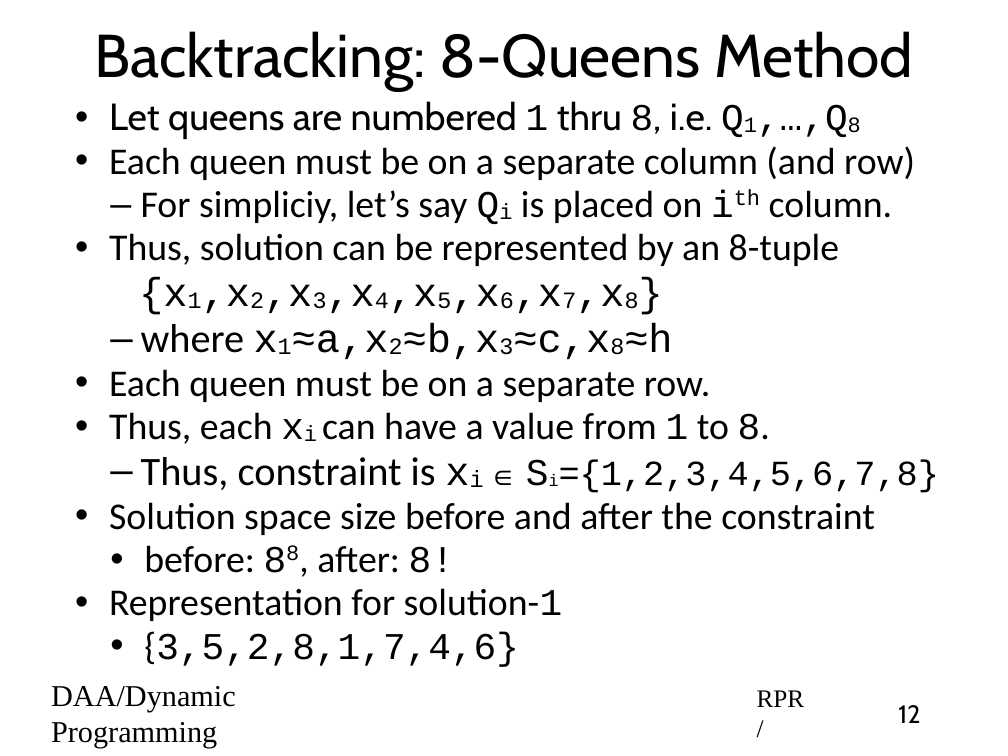
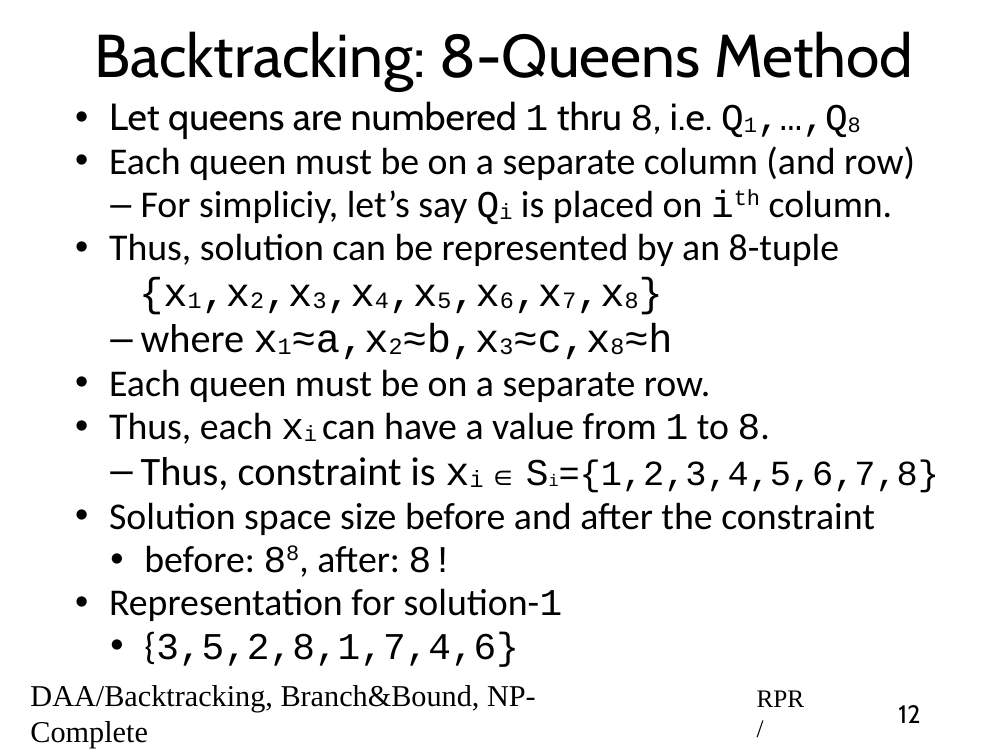
Before and after one commit to rprustagi/2019-17CS43-DAA, a slide deck: slide 12 of Slides-RPR/2019-H1-DAA-L41-BackTrack-Intro.pptx. Drawn at 1008x756 pixels with LibreOffice and Linux fonts; fonts in the diff are those of the drawing. Boxes give left, top, right and bottom in pixels: in the first picture for what was removed or moved away, otherwise in the second. Text is boxed around its words. In the diff, an @@ line names an element or a change of style, - is before the commit and + after.

Commit message:
typo error, changed footer to reflect Module 5: Backtracking, Branch-bound, NP-Complete

```diff
--- a/Slides-RPR/2019-H1-DAA-L41-BackTrack-Intro.pptx
+++ b/Slides-RPR/2019-H1-DAA-L41-BackTrack-Intro.pptx
@@ text added at (30, 685, 536, 748), 24 pt, text #000000 @@
+DAA/Backtracking, Branch&Bound, NP-Complete
@@ text removed at (51, 686, 236, 748) @@
-DAA/Dynamic Programming
```
Also in this commit, not shown: 14 other slides changed, 8 other files.
